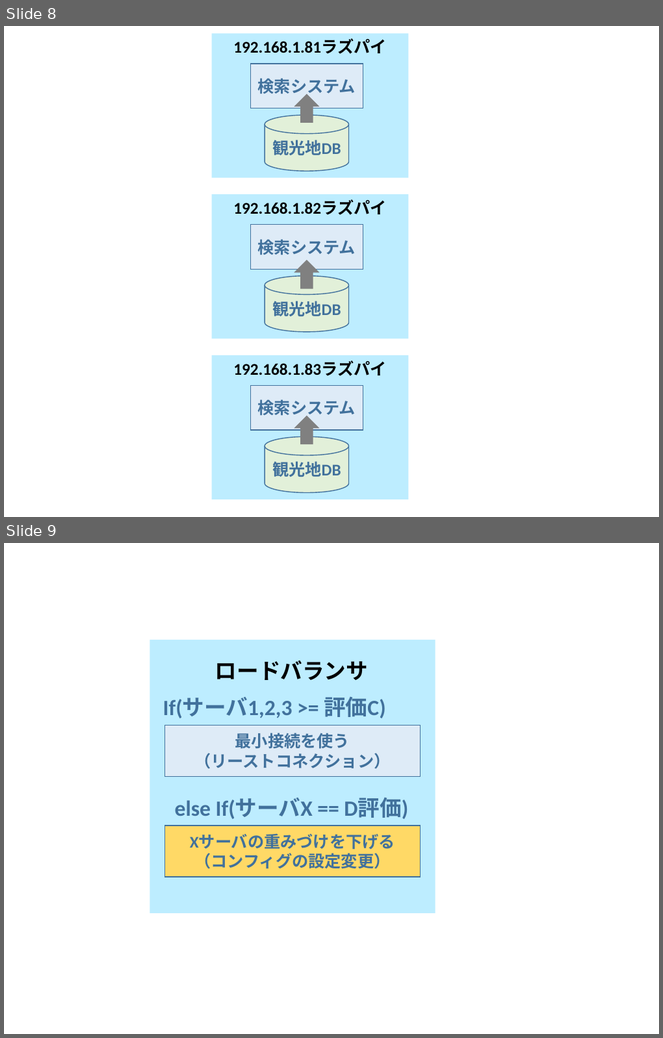
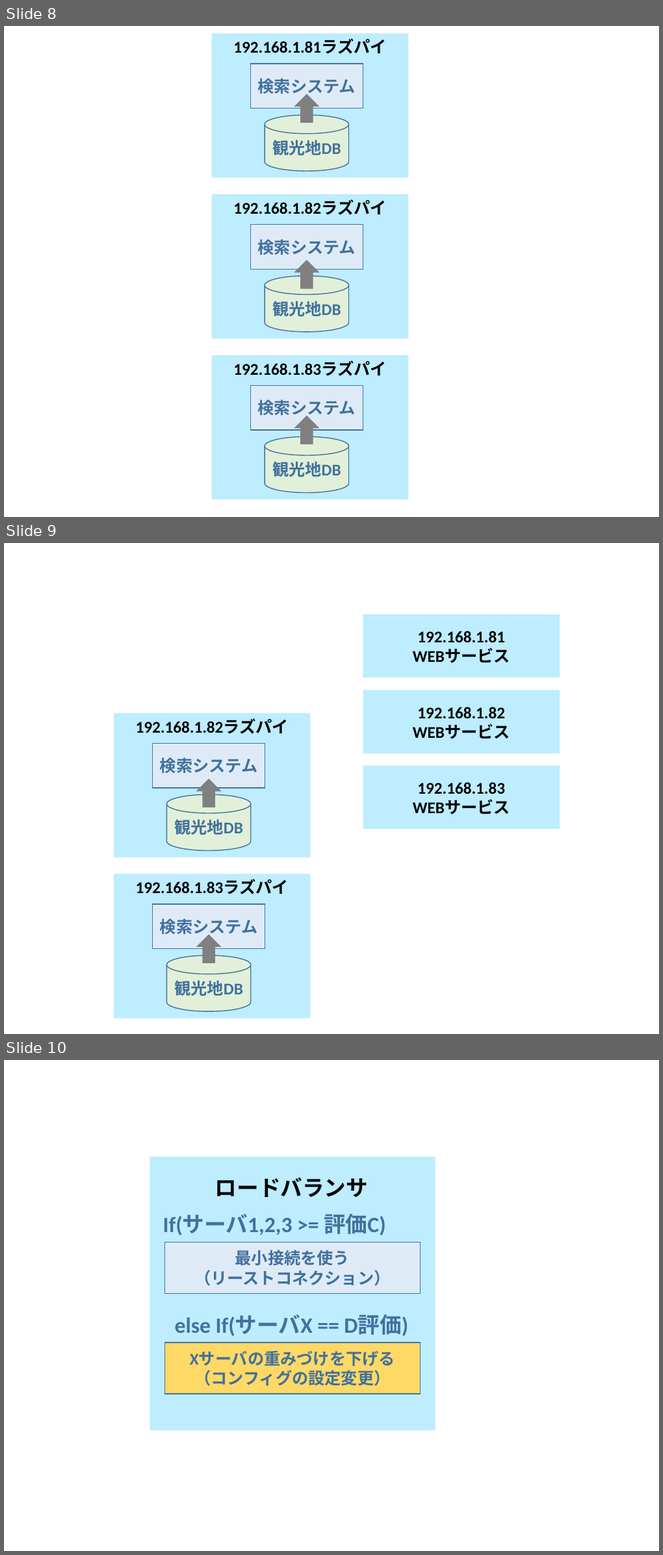
Before and after one commit to kait-takanolab/1821086_matsuo_thesis, a slide deck: meeting/1821086_matsuo_Chart.pptx. Shown one above the other, each under a label of ours: slides 8 and 9 before the commit, slides 8, 9 and 10 after it. The pictures are 663x1038 and 663x1555 pixels, drawn with LibreOffice and Linux fonts; fonts in the diff are those of the drawing. Boxes give left, top, right and bottom in pixels: in the first picture for what was removed or moved away, otherwise in the second. Text is boxed around its words. In the diff, an @@ line names an element or a change of style, - is before the commit and + after.

```diff
--- a/meeting/1821086_matsuo_Chart.pptx
+++ b/meeting/1821086_matsuo_Chart.pptx
@@ slide 9 added at (x1=4, y1=543, x2=659, y2=1034), background #FFFFFF @@
@@ rectangle added at (x1=363, y1=615, x2=560, y2=678), fill #BDEDFF, 18 pt, text #000000, bold @@
+192.168.1.81
+WEBサービス
@@ rectangle added at (x1=363, y1=691, x2=560, y2=754), fill #BDEDFF, 18 pt, text #000000, bold @@
+192.168.1.82
+WEBサービス
@@ rectangle added at (x1=114, y1=713, x2=311, y2=858), fill #BDEDFF, 18 pt, text #000000, bold @@
+192.168.1.82ラズパイ
@@ rectangle added at (x1=153, y1=743, x2=265, y2=788), fill #DEEBF7, outline #43739E 1 pt, 18 pt, text #41719C, bold @@
+検索システム
@@ rectangle added at (x1=363, y1=766, x2=560, y2=829), fill #BDEDFF, 18 pt, text #000000, bold @@
+192.168.1.83
+WEBサービス
@@ cylinder added at (x1=166, y1=795, x2=250, y2=851), fill #E2F0D9, outline #43739E 1 pt, 18 pt, text #41719C, bold @@
+観光地DB
@@ down arrow added at (x1=196, y1=779, x2=222, y2=808), fill #808080 @@
@@ rectangle added at (x1=114, y1=874, x2=311, y2=1018), fill #BDEDFF, 18 pt, text #000000, bold @@
+192.168.1.83ラズパイ
@@ rectangle added at (x1=153, y1=904, x2=265, y2=949), fill #DEEBF7, outline #43739E 1 pt, 18 pt, text #41719C, bold @@
+検索システム
@@ down arrow added at (x1=196, y1=935, x2=222, y2=964), fill #808080 @@
@@ cylinder added at (x1=166, y1=956, x2=250, y2=1012), fill #E2F0D9, outline #43739E 1 pt, 18 pt, text #41719C, bold @@
+観光地DB
@@ what was slide 9 is now slide 10 @@
```
Also in this commit, not shown: 1 slide changed, 2 other slides added, 1 other file.
